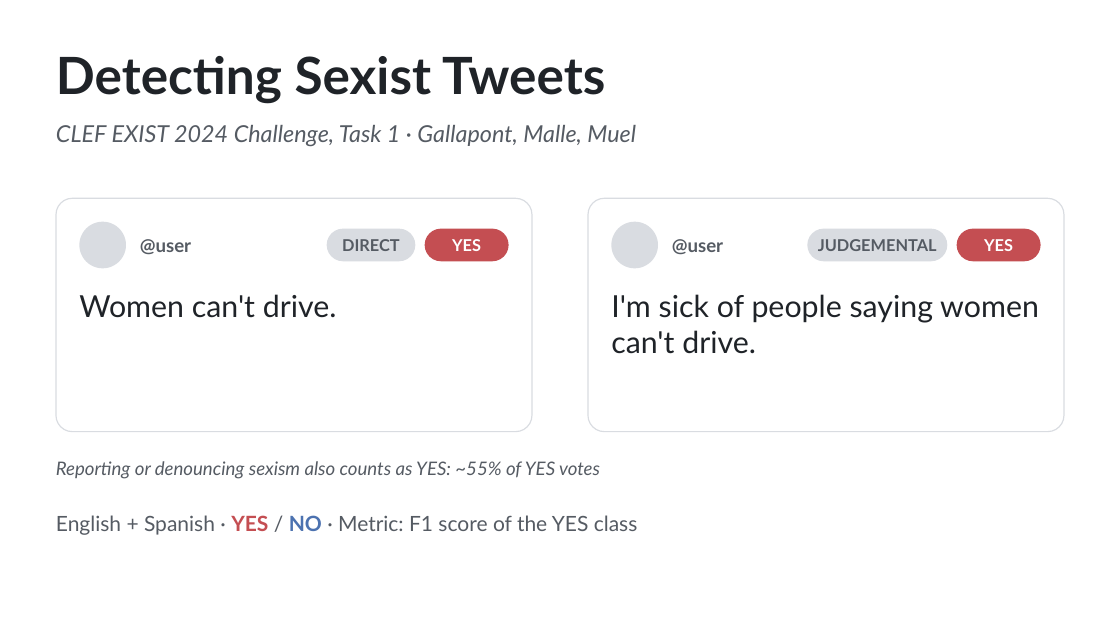
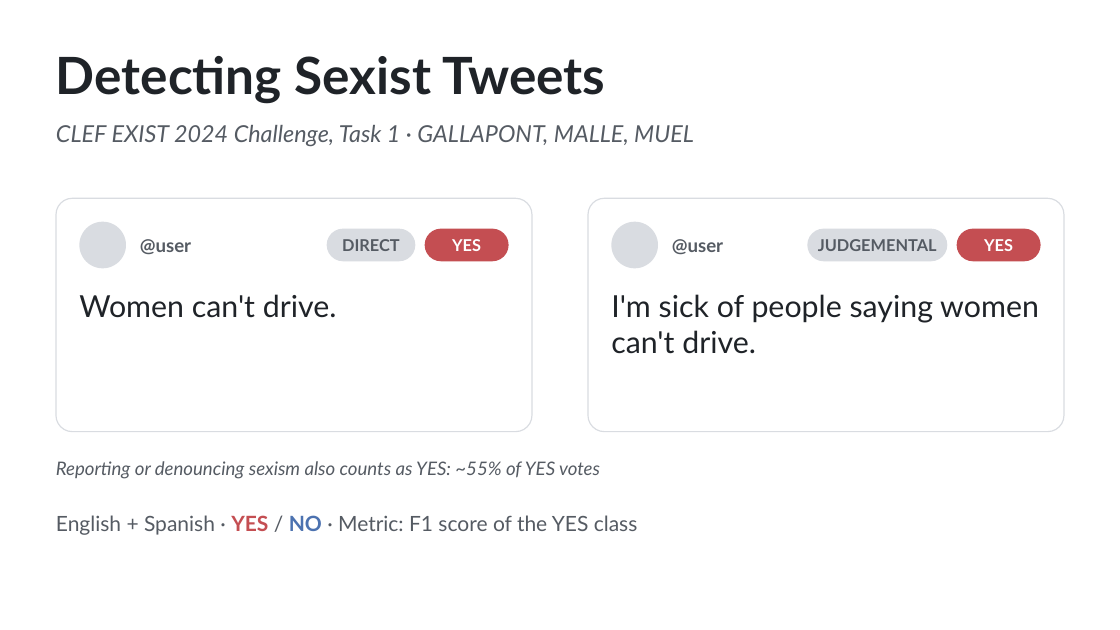
Before and after one commit to gallathi/TweetClassification, a slide deck: slide 1 of Présentation2.pptx. Drawn at 1120x630 pixels with LibreOffice and Linux fonts; fonts in the diff are those of the drawing. Boxes give left, top, right and bottom in pixels: in the first picture for what was removed or moved away, otherwise in the second. Text is boxed around its words. In the diff, an @@ line names an element or a change of style, - is before the commit and + after.

Commit message:
Noms en majuscule

```diff
--- a/Présentation2.pptx
+++ b/Présentation2.pptx
@@ text at [56, 125, 694, 146]: text changed @@
-CLEF EXIST 2024 Challenge, Task 1 · Gallapont, Malle, Muel
+CLEF EXIST 2024 Challenge, Task 1 · GALLAPONT, MALLE, MUEL
```
